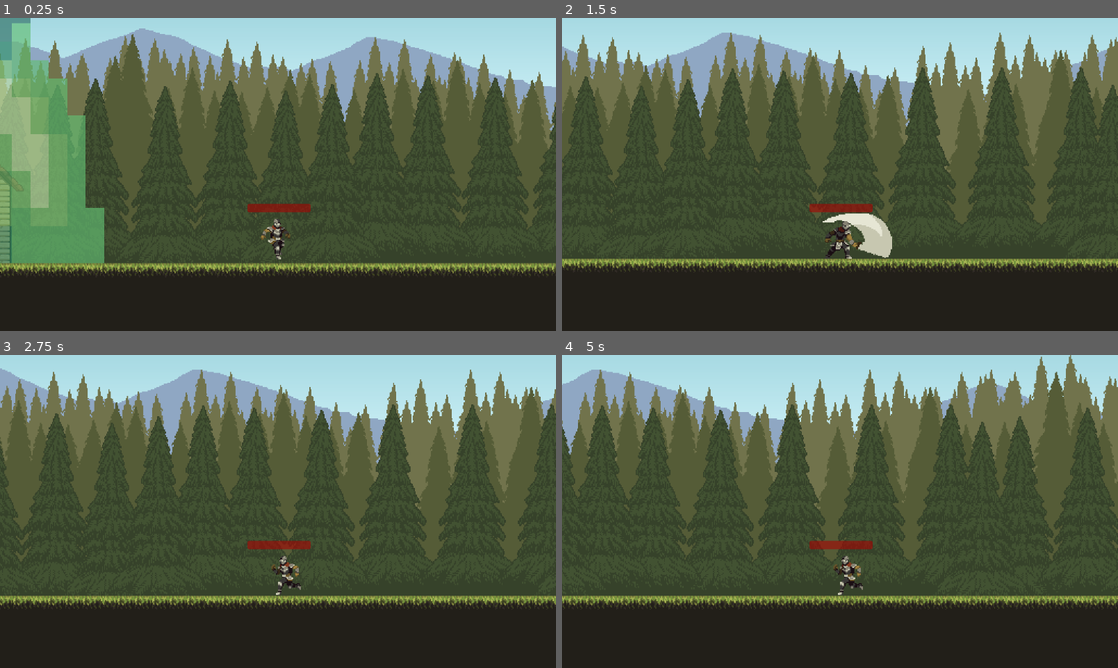
Above: before the commit, frames 1-4 (two rows, left to right).
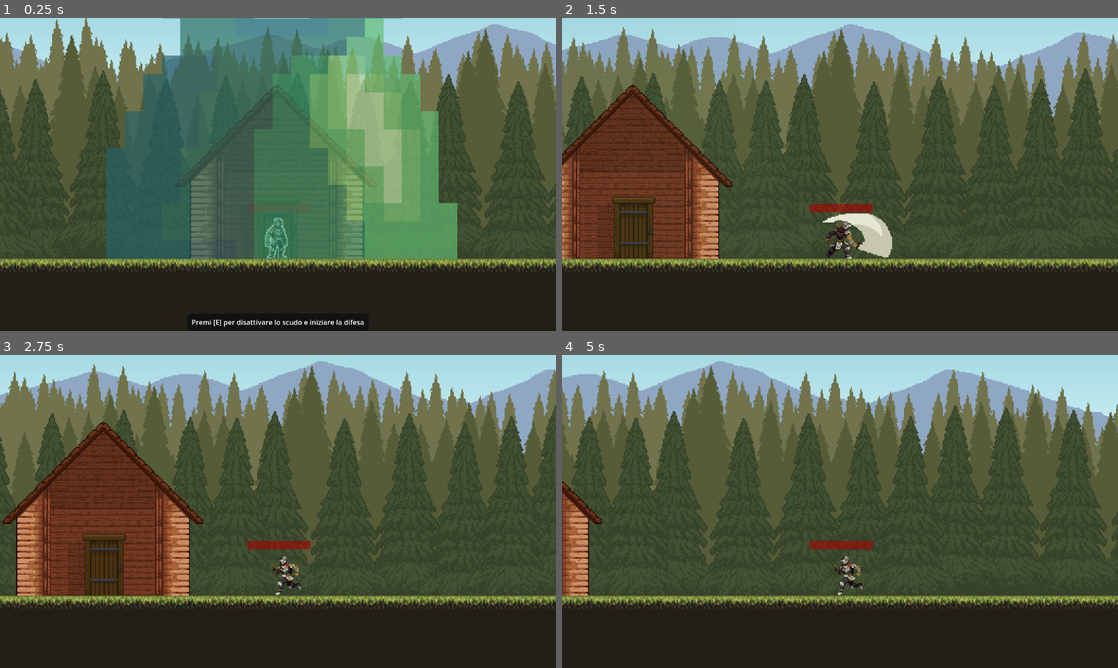
Above: after the commit, the same moments.

Repository: ON1VAS/tesiUni2025
Game: Godot game, scene res://scene/game.tscn
Two runs of this game, one before a commit and one after it. Both use one fixed random seed, a clock stepped at 60 frames per second and the inputs below. The project has no main scene, so this scene is started directly.
Inputs:
- Up to frame 1 (0.25 s): no input
- Up to frame 2 (1.5 s): hold E (ui_accept) 0.53-1.28 s; hold D (ui_right) from 0.53 s (still down); tap K (attackfast) at 1.35 s
- Up to frame 3 (2.75 s): tap E (ui_accept) at 1.52, 1.55, 1.82 s; release D (ui_right) at 2.03 s; hold A (ui_left) from 2.03 s (still down); hold E (ui_accept) from 2.03 s (still down); tap L (attackpesant) at 2.1 s
- Up to frame 4 (5 s): release A (ui_left) at 2.78 s; release E (ui_accept) at 2.78 s; hold D (ui_right) 2.78-4.28 s; tap E (ui_accept) at 2.85, 3.02, 3.32, 4.52, 4.55, 4.82 s; hold E (ui_accept) 3.53-4.28 s; tap K (attackfast) at 3.6 s; hold A (ui_left) from 4.28 s (still down); tap L (attackpesant) at 4.35 s

The runs differ from the first frame. In frame 1, 65% of the frame differs, in the area x 0-100%, y 0-99%; in frame 2, 34%; in frame 3, 35%; in frame 4, 26%.

Commit message:
inizio sviluppo gameplay

Diff:
--- a/scene/game.tscn
+++ b/scene/game.tscn
@@ -1,8 +1,9 @@
-[gd_scene load_steps=37 format=4 uid="uid://bfb3n5ulrxtxq"]
+[gd_scene load_steps=41 format=4 uid="uid://bfb3n5ulrxtxq"]
 
 [ext_resource type="PackedScene" uid="uid://cm1ru7bxfj1s0" path="res://scene/player.tscn" id="1_5kiuu"]
 [ext_resource type="Script" uid="uid://p03x4ile571r" path="res://script/game.gd" id="1_81276"]
 [ext_resource type="Texture2D" uid="uid://cequvijnwrxuy" path="res://testures/gh-platform/GandalfHardcore Background layers/Normal BG/GandalfHardcore Background layers_layer 5.png" id="2_17rxn"]
+[ext_resource type="PackedScene" uid="uid://b50aqprkx4ob8" path="res://scene/DialogueBox.tscn" id="2_ve786"]
 [ext_resource type="Texture2D" uid="uid://dj5lht0vs8ttw" path="res://testures/gh-platform/Floor Tiles1.png" id="2_xwcet"]
 [ext_resource type="Texture2D" uid="uid://d4mge4enxynx6" path="res://testures/gh-platform/Floor Tiles2.png" id="3_p1ry8"]
 [ext_resource type="Texture2D" uid="uid://c6fhovnx6lr4w" path="res://testures/gh-platform/GandalfHardcore Background layers/Normal BG/GandalfHardcore Background layers_layer 4.png" id="3_yq8tf"]
@@ -3264,6 +3265,42 @@
 "speed": 2.0
 }]
 
+[sub_resource type="Animation" id="Animation_ve786"]
+resource_name = "dissolvenza"
+tracks/0/type = "value"
+tracks/0/imported = false
+tracks/0/enabled = true
+tracks/0/path = NodePath("scudo:modulate")
+tracks/0/interp = 1
+tracks/0/loop_wrap = true
+tracks/0/keys = {
+"times": PackedFloat32Array(0, 1),
+"transitions": PackedFloat32Array(1, 1),
+"update": 0,
+"values": [Color(1, 1, 1, 0.666667), Color(1, 1, 1, 0)]
+}
+
+[sub_resource type="Animation" id="Animation_0lu6w"]
+length = 0.001
+tracks/0/type = "value"
+tracks/0/imported = false
+tracks/0/enabled = true
+tracks/0/path = NodePath("scudo:modulate")
+tracks/0/interp = 1
+tracks/0/loop_wrap = true
+tracks/0/keys = {
+"times": PackedFloat32Array(0),
+"transitions": PackedFloat32Array(1),
+"update": 0,
+"values": [Color(1, 1, 1, 1)]
+}
+
+[sub_resource type="AnimationLibrary" id="AnimationLibrary_i6gbm"]
+_data = {
+&"RESET": SubResource("Animation_0lu6w"),
+&"dissolvenza": SubResource("Animation_ve786")
+}
+
 [sub_resource type="CircleShape2D" id="CircleShape2D_ve786"]
 radius = 9.35368
 
@@ -3278,6 +3315,8 @@
 
 [node name="game" type="Node2D"]
 script = ExtResource("1_81276")
+
+[node name="DialogueBox" parent="." instance=ExtResource("2_ve786")]
 
 [node name="sfondo" type="Parallax2D" parent="."]
 z_index = -1
@@ -3321,7 +3360,7 @@
 tile_set = SubResource("TileSet_0lu6w")
 
 [node name="protagonista" parent="." instance=ExtResource("1_5kiuu")]
-position = Vector2(2294, 87)
+position = Vector2(1969, 104)
 
 [node name="Camera2D" type="Camera2D" parent="protagonista"]
 position = Vector2(0, -38)
@@ -3340,10 +3379,17 @@
 scale = Vector2(17, 17)
 
 [node name="scudo" type="AnimatedSprite2D" parent="Area2Dscudo"]
-modulate = Color(1, 1, 1, 0.654902)
+self_modulate = Color(1, 1, 1, 0.666667)
 texture_filter = 1
 sprite_frames = SubResource("SpriteFrames_ux4dc")
 autoplay = "default"
+frame_progress = 0.714308
+
+[node name="AnimationPlayer" type="AnimationPlayer" parent="Area2Dscudo/scudo"]
+root_node = NodePath("../..")
+libraries = {
+&"": SubResource("AnimationLibrary_i6gbm")
+}
 
 [node name="hitboxScudo" type="CollisionShape2D" parent="Area2Dscudo"]
 position = Vector2(-0.647059, 12.5882)
--- a/script/game.gd
+++ b/script/game.gd
@@ -3,24 +3,37 @@
 @onready var player = $protagonista
 @onready var player_an_sp = $protagonista/AnimatedSprite2D
 @onready var scudo = $Area2Dscudo
+@onready var dialogue_box = $DialogueBox #per le interazioni e i dialoghi
 var shader_material = ShaderMaterial.new()
+var can_start = true
 
 func _ready():
 	var shader = preload("res://scene/player.gdshader")
 	shader_material.shader = shader
 	player_an_sp.material = null #di default è spenta
-	scudo.monitoring = false
-	await get_tree().create_timer(0.1).timeout
-	scudo.monitoring = true
+
+
 
 
 func _on_area_2_dscudo_body_exited(body: Node2D) -> void:
 	if body.name == "protagonista":
-		print("uscito")
+		can_start = false
+		print("uscito ", can_start)
+		dialogue_box.visible = false
 		player_an_sp.material = null
 
 
 func _on_area_2_dscudo_body_entered(body: Node2D) -> void:
 	if body.name == "protagonista":
-		print("entrato")
+
+		can_start = true
+		print("entrato ", can_start)
+		dialogue_box.visible = true
+		dialogue_box.talk_prompt("Premi [E] per disattivare lo scudo e iniziare la difesa")
 		player_an_sp.material = shader_material
+
+func _input(event: InputEvent) -> void:
+	if can_start and event.is_action_pressed("ui_accept"):
+		$Area2Dscudo/scudo/AnimationPlayer.play("dissolvenza")
+		_on_area_2_dscudo_body_exited(player)
+		$Area2Dscudo.monitoring = false
